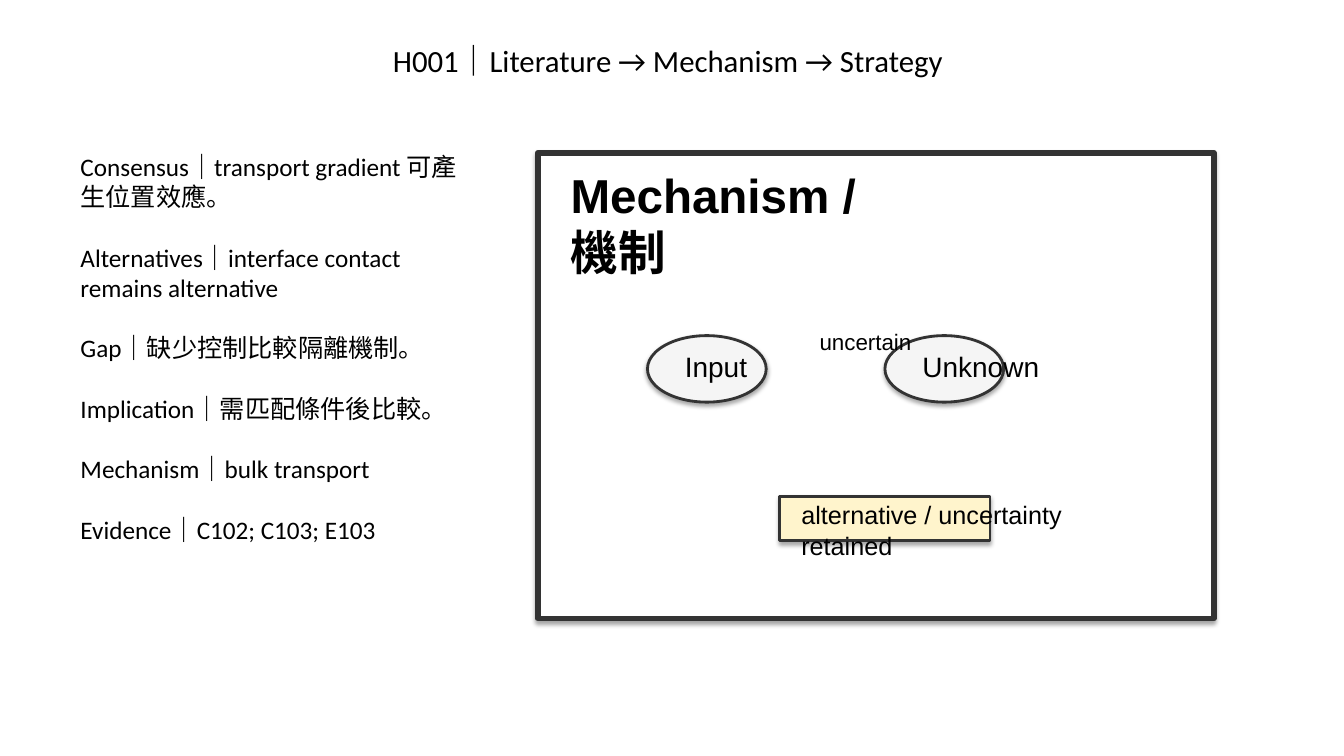
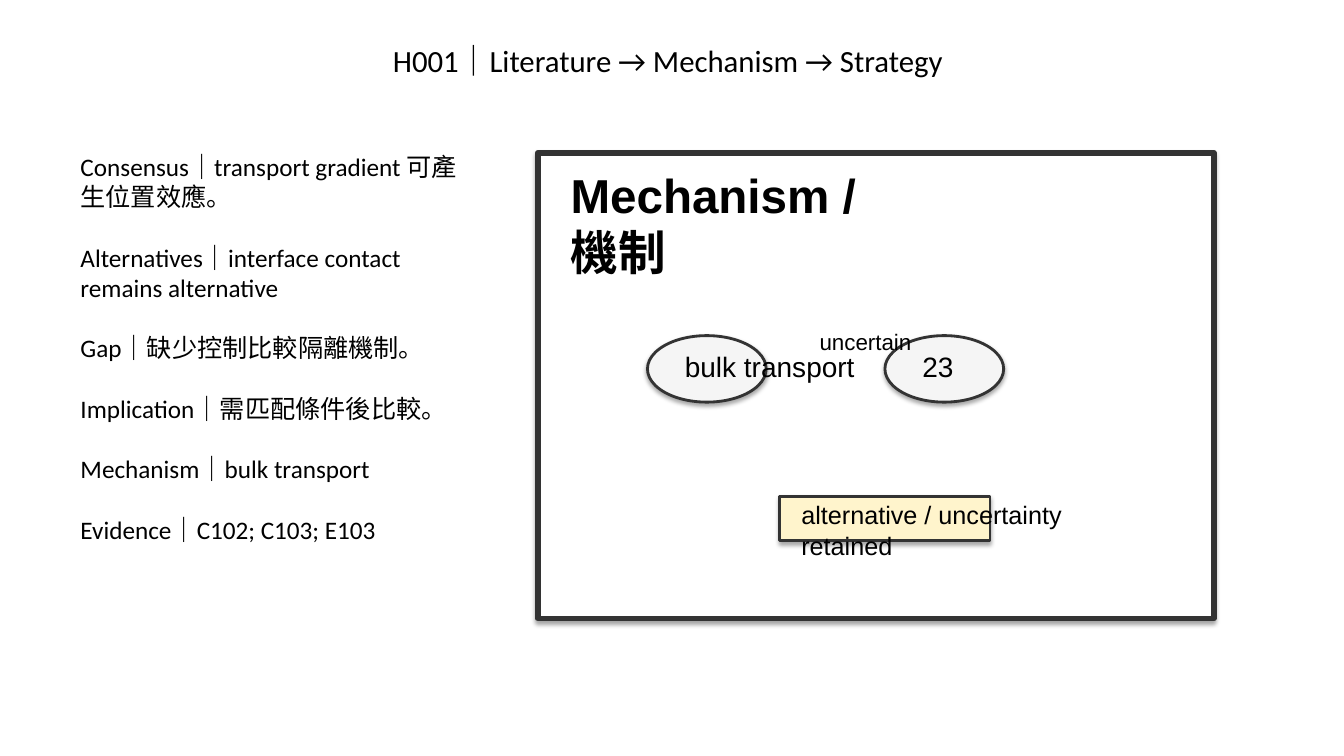
Before and after one commit to Gary0915/AI-Research-SKILLs, a slide deck: slide 7 of thesis-deck-system/artifacts/phase3/cp5-final-visual-composition-acceptance-deck.pptx. Drawn at 1344x756 pixels with LibreOffice and Linux fonts; fonts in the diff are those of the drawing. Boxes give left, top, right and bottom in pixels: in the first picture for what was removed or moved away, otherwise in the second. Text is boxed around its words. In the diff, an @@ line names an element or a change of style, - is before the commit and + after.

```diff
--- a/thesis-deck-system/artifacts/phase3/cp5-final-visual-composition-acceptance-deck.pptx
+++ b/thesis-deck-system/artifacts/phase3/cp5-final-visual-composition-acceptance-deck.pptx
@@ text at (685, 355, 855, 382): text changed @@
-Input
+bulk transport
@@ text at (922, 357, 953, 378): text changed @@
-Unknown
+23
```
Also in this commit, not shown: 8 other slides changed, 33 other files.
